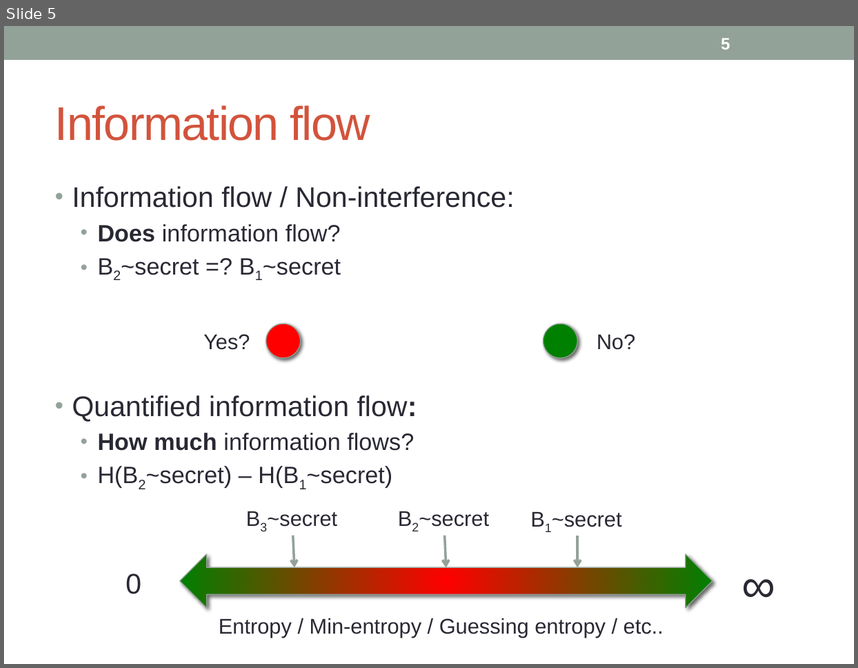
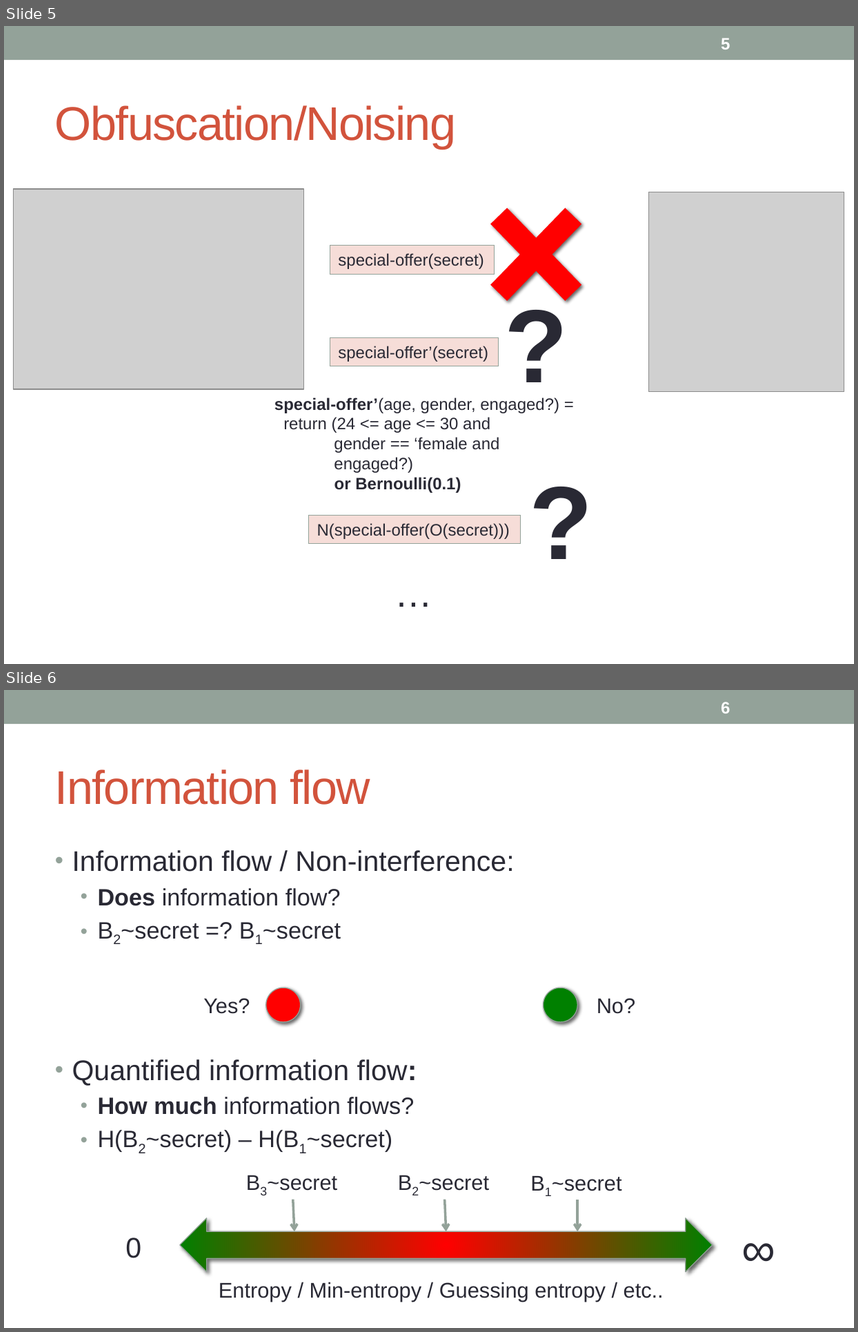
Before and after one commit to piotrm0/ppw12, a slide deck: pres/ppw12-pres.pptx. Shown one above the other, each under a label of ours: slide 5 before the commit, slides 5 and 6 after it. The pictures are 858x668 and 858x1332 pixels, drawn with LibreOffice and Linux fonts; fonts in the diff are those of the drawing; grey boxes stand for pictures. Boxes give left, top, right and bottom in pixels: in the first picture for what was removed or moved away, otherwise in the second. Text is boxed around its words. In the diff, an @@ line names an element or a change of style, - is before the commit and + after.

```diff
--- a/pres/ppw12-pres.pptx
+++ b/pres/ppw12-pres.pptx
@@ slide 5 added at [4, 26, 854, 664], background #FFFFFF; not listed: 1 template element that a slide beside it also shows @@
@@ page number added at [721, 38, 730, 49], 14 pt, text #FFFFFF, bold @@
+5
@@ title added at [55, 105, 456, 149], 40 pt, text #D2533C @@
+Obfuscation/Noising
@@ picture added at [14, 190, 304, 389] @@
@@ cross added at [465, 181, 608, 329], fill #FF0000 @@
@@ picture added at [648, 192, 844, 392] @@
@@ rectangle added at [330, 245, 494, 274], fill #F6DDD8, outline #93A299 0.75 pt, 14 pt, text #292934 @@
+special-offer(secret)
@@ text added at [496, 274, 578, 408], 88 pt, text #292934, bold @@
+?
@@ rectangle added at [330, 337, 498, 366], fill #F6DDD8, outline #93A299 0.75 pt, 14 pt, text #292934 @@
+special-offer’(secret)
@@ text added at [274, 397, 559, 492], 14 pt, text #292934 @@
+special-offer’(age, gender, engaged?) =
+return (24 <= age <= 30 and
+gender == ‘female and
+engaged?)
+or Bernoulli(0.1)
@@ text added at [521, 451, 602, 586], 88 pt, text #292934, bold @@
+?
@@ rectangle added at [308, 515, 520, 544], fill #F6DDD8, outline #93A299 0.75 pt, 14 pt, text #292934 @@
+N(special-offer(O(secret)))
@@ text added at [386, 564, 441, 619], 32 pt, text #292934 @@
+…
@@ what was slide 5 is now slide 6 @@
@@ page number at [721, 702, 730, 713]: text changed @@
-5
+6
```
Also in this commit, not shown: 8 slides changed, 1 other slide added.
